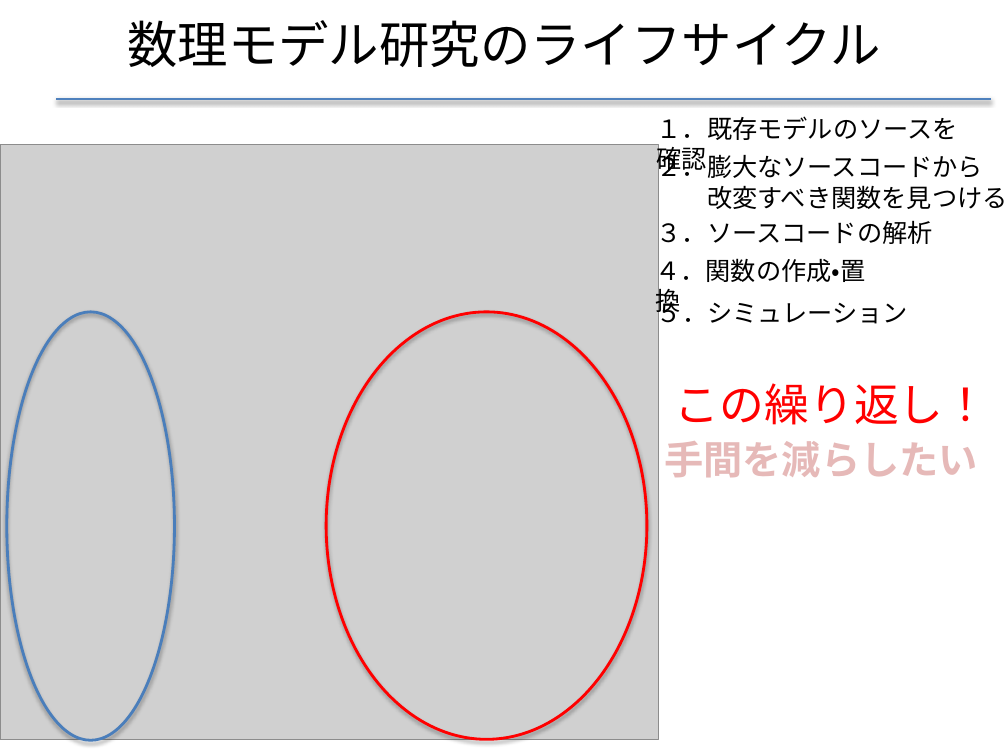
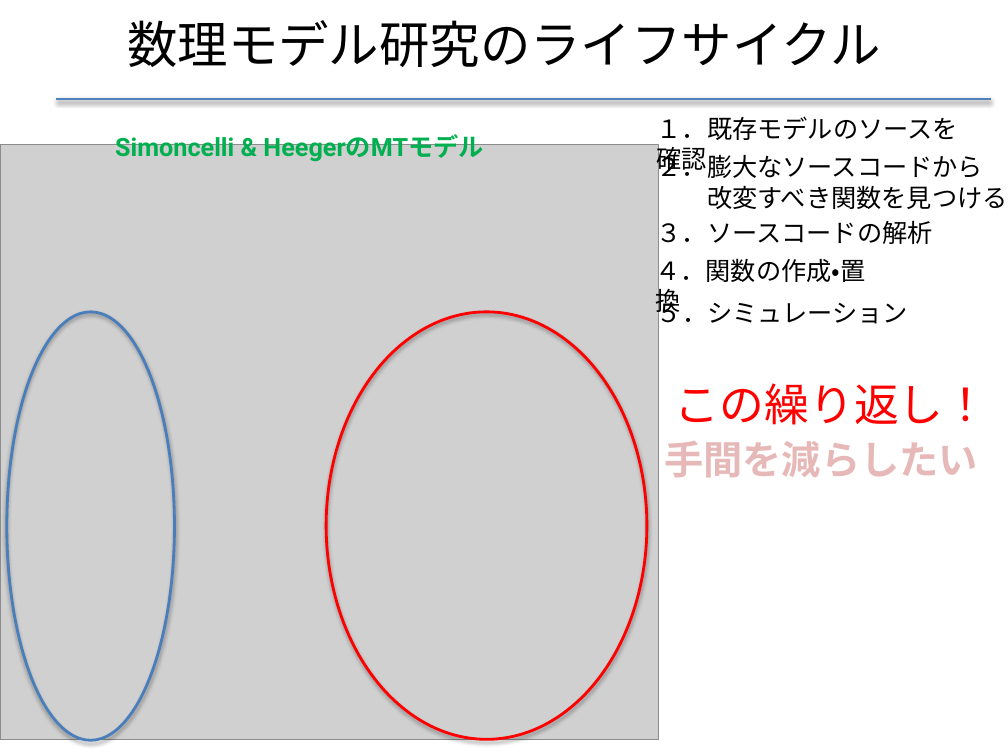
Before and after one commit to f-akazawa/akaz_uecdevelop, a slide deck: slide 9 of doc/中間発表資料.pptx (slide 6 before the commit). Drawn at 1008x756 pixels with LibreOffice and Linux fonts; fonts in the diff are those of the drawing; grey boxes stand for pictures. Boxes give left, top, right and bottom in pixels: in the first picture for what was removed or moved away, otherwise in the second. Text is boxed around its words. In the diff, an @@ line names an element or a change of style, - is before the commit and + after.

Commit message:
3回目の練習コメントを反映させた
また不要なスライドは削除した

```diff
--- a/doc/中間発表資料.pptx
+++ b/doc/中間発表資料.pptx
@@ text added at [115,133,483,162], 18 pt, text #00B050, bold @@
+Simoncelli & HeegerのMTモデル
```
Also in this commit, not shown: 16 other slides changed, 7 slides removed.
